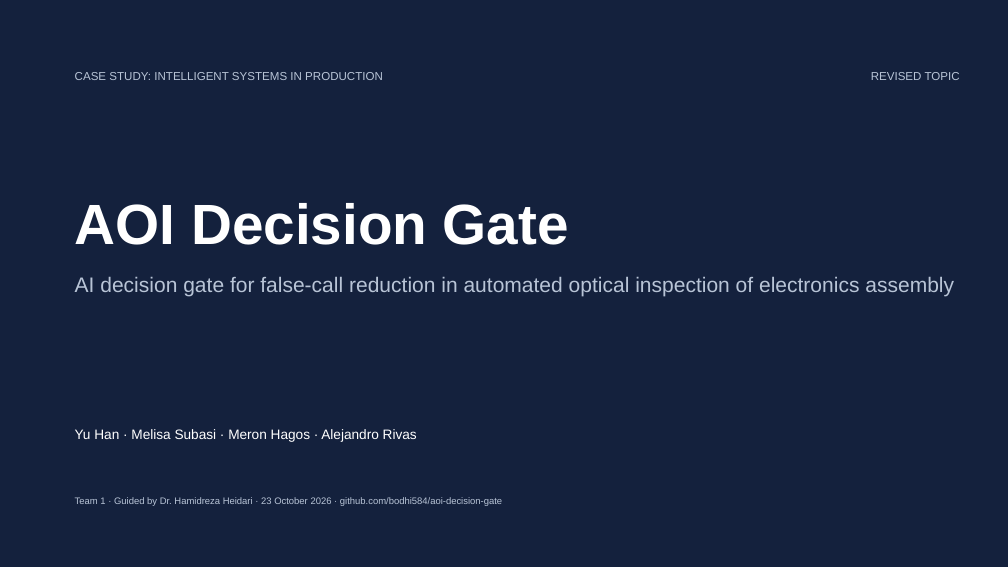
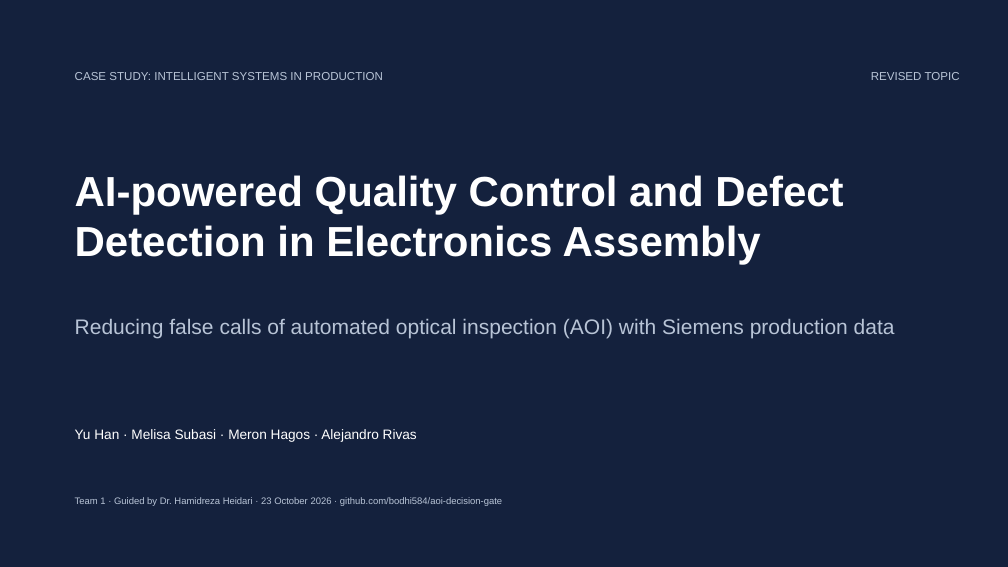
Before and after one commit to bodhi584/aoi-decision-gate, a slide deck: slide 1 of docs/slides_revised_topic.pptx. Drawn at 1008x567 pixels with LibreOffice and Linux fonts; fonts in the diff are those of the drawing. Boxes give left, top, right and bottom in pixels: in the first picture for what was removed or moved away, otherwise in the second. Text is boxed around its words. In the diff, an @@ line names an element or a change of style, - is before the commit and + after.

Commit message:
Title aligned with lecture example: AI-powered Quality Control and Defect Detection in Electronics Assembly

```diff
--- a/docs/slides_revised_topic.pptx
+++ b/docs/slides_revised_topic.pptx
@@ text at bbox=[75, 175, 843, 265]: text changed; size 54 to 40 pt @@
-AOI Decision Gate
+AI-powered Quality Control and Defect Detection in Electronics Assembly
@@ text at bbox=[75, 319, 895, 338]: text changed @@
-AI decision gate for false-call reduction in automated optical inspection of electronics assembly
+Reducing false calls of automated optical inspection (AOI) with Siemens production data
```
Also in this commit, not shown: 23 other slides changed, 4 other files.
